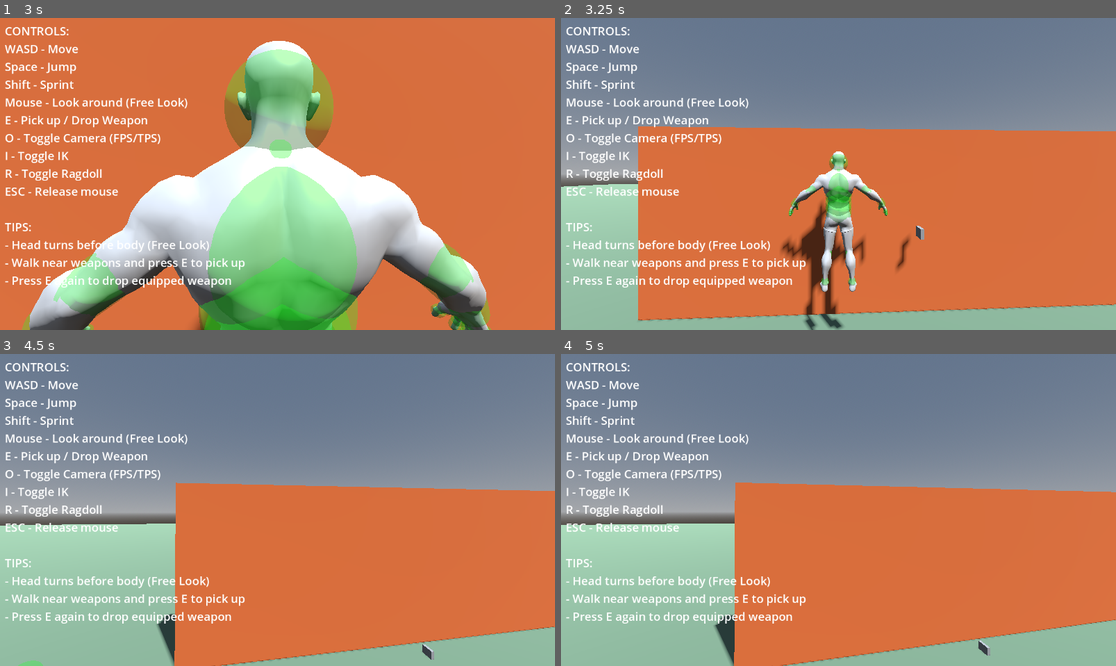
Above: before the commit, frames 1-4 (two rows, left to right).
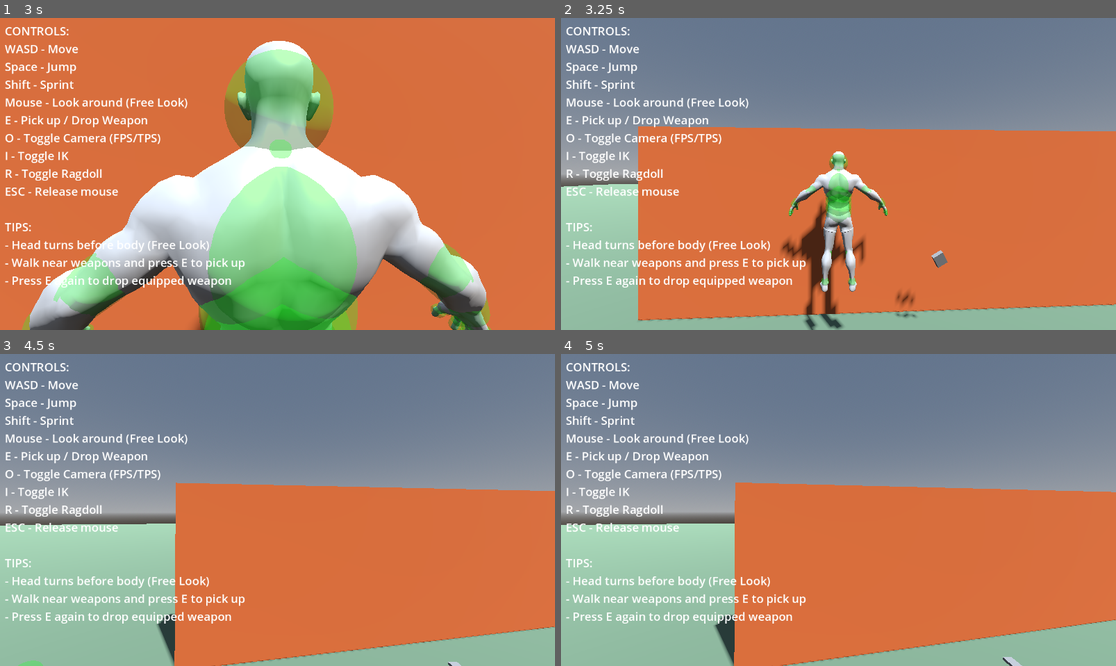
Above: after the commit, the same moments.

Repository: lmf-git/fpsikanimragdoll
Game: Godot game, scene res://world.tscn
Two runs of this game, one before a commit and one after it. Both use one fixed random seed, a clock stepped at 60 frames per second and the inputs below.
Inputs (mouse positions are in pixels of both pictures, inside the frame that each line leads up to):
- Up to frame 1 (3 s): tap Enter (ui_accept) at 0.5, 1.55, 2, 2.3 s; move the mouse to (271, 180) at 0.52 s; hold Enter (ui_accept) 0.53-1.28 s; hold W (move_forward) 0.53-2.78 s; tap Space (jump) at 0.77, 1.52 s; move the mouse to (316, 177) at 1.27 s; tap Shift (sprint) at 1.35 s; move the mouse to (233, 170) at 2.02 s; hold O (toggle_camera) 2.03-2.78 s; move the mouse to (283, 174) at 2.77 s; hold A (move_left) from 2.78 s (still down); tap I (toggle_ik) at 2.85 s
- Up to frame 2 (3.25 s): keep holding A (move_left); tap Space (jump) at 3.02 s; tap Enter (ui_accept) at 3.05 s
- Up to frame 3 (4.5 s): move the mouse to (255, 503) at 3.52 s; release A (move_left) at 3.53 s; hold R (toggle_ragdoll) 3.53-4.28 s; hold W (move_forward) from 3.53 s (still down); tap Space (jump) at 3.77 s; tap Enter (ui_accept) at 3.8, 4.35 s; move the mouse to (305, 510) at 4.27 s
- Up to frame 4 (5 s): keep holding W (move_forward); tap Space (jump) at 4.52 s

Frame 1 is identical in both runs. In frame 2, 0.4% of the frame differs, in the area x 60-70%, y 66-97%; in frame 3, less than 0.1%; in frame 4, 0.1%.

Commit message:
Integrate IK with weapon system
Implemented hand bone tracking and weapon positioning:
- Added right_hand_bone_id and left_hand_bone_id tracking
- Weapons now attach to and follow right hand bone
- Weapon position/rotation updates every frame with _update_weapon_position()
- Pistols held in right hand with proper offset
- Rifles use basic IK: left hand rotates to point at secondary grip
- Hand bone names added to character scene configuration

Weapons now properly follow character hand movements including head tracking.

Diff:
--- a/character.tscn
+++ b/character.tscn
@@ -22,6 +22,8 @@
 camera_mode = 0
 head_bone_name = "characters3d.com___Head"
 neck_bone_name = "characters3d.com___Neck"
+right_hand_bone_name = "characters3d.com___R_Hand"
+left_hand_bone_name = "characters3d.com___L_Hand"
 head_look_enabled = true
 max_head_rotation_x = 60.0
 max_head_rotation_y = 70.0
--- a/character_controller.gd
+++ b/character_controller.gd
@@ -18,6 +18,8 @@
 @export var skeleton: Skeleton3D
 @export var head_bone_name: String = "characters3d.com___Head"
 @export var neck_bone_name: String = "characters3d.com___Neck"
+@export var right_hand_bone_name: String = "characters3d.com___R_Hand"
+@export var left_hand_bone_name: String = "characters3d.com___L_Hand"
 
 # Head look and free look
 @export var head_look_enabled: bool = true
@@ -75,6 +77,8 @@
 var body_rotation_y: float = 0.0  # Actual body Y rotation
 var head_bone_id: int = -1
 var neck_bone_id: int = -1
+var right_hand_bone_id: int = -1
+var left_hand_bone_id: int = -1
 var original_head_pose: Transform3D
 var original_neck_pose: Transform3D
 var mesh_instance: MeshInstance3D
@@ -94,12 +98,18 @@
 		print("Skeleton bone count: ", skeleton.get_bone_count())
 		print("Looking for head bone: ", head_bone_name)
 		print("Looking for neck bone: ", neck_bone_name)
+		print("Looking for right hand bone: ", right_hand_bone_name)
+		print("Looking for left hand bone: ", left_hand_bone_name)
 
 		head_bone_id = skeleton.find_bone(head_bone_name)
 		neck_bone_id = skeleton.find_bone(neck_bone_name)
+		right_hand_bone_id = skeleton.find_bone(right_hand_bone_name)
+		left_hand_bone_id = skeleton.find_bone(left_hand_bone_name)
 
 		print("Head bone ID: ", head_bone_id)
 		print("Neck bone ID: ", neck_bone_id)
+		print("Right hand bone ID: ", right_hand_bone_id)
+		print("Left hand bone ID: ", left_hand_bone_id)
 
 		if head_bone_id >= 0:
 			original_head_pose = skeleton.get_bone_pose(head_bone_id)
@@ -664,12 +674,8 @@
 		equipped_weapon = weapon
 		nearby_weapon = null
 
-		# Position weapon at character hand (will be refined with IK later)
-		if skeleton and head_bone_id >= 0:
-			# Position at head for now (placeholder - will use hand bone + IK later)
-			var head_transform = skeleton.global_transform * skeleton.get_bone_global_pose(head_bone_id)
-			weapon.global_position = head_transform.origin + Vector3(0.3, -0.2, -0.3)
-			weapon.global_rotation = head_transform.basis.get_euler()
+		# Position weapon at right hand
+		_update_weapon_position()
 
 func drop_weapon():
 	"""Drop the currently equipped weapon"""
@@ -681,7 +687,55 @@
 	equipped_weapon.unequip()
 	equipped_weapon = null
 
+func _update_weapon_position():
+	"""Update weapon position to follow hand bones with IK"""
+	if not equipped_weapon or not skeleton or right_hand_bone_id < 0:
+		return
+
+	# Get right hand bone global transform
+	var right_hand_transform = skeleton.global_transform * skeleton.get_bone_global_pose(right_hand_bone_id)
+
+	# Position weapon at right hand with offset
+	var weapon_offset = Vector3(0, 0, 0)  # Weapon grip offset from hand center
+	var weapon_rotation_offset = Vector3(deg_to_rad(-90), 0, 0)  # Rotate weapon to grip orientation
+
+	# Apply offsets based on weapon type
+	if equipped_weapon.weapon_type == Weapon.WeaponType.PISTOL:
+		weapon_offset = Vector3(0, -0.05, 0.1)
+	elif equipped_weapon.weapon_type == Weapon.WeaponType.RIFLE:
+		weapon_offset = Vector3(0, -0.05, 0.15)
+
+	# Set weapon position and rotation
+	equipped_weapon.global_position = right_hand_transform.origin + right_hand_transform.basis * weapon_offset
+
+	# Align weapon with hand rotation plus offset
+	var weapon_basis = right_hand_transform.basis
+	weapon_basis = weapon_basis.rotated(weapon_basis.x, weapon_rotation_offset.x)
+	weapon_basis = weapon_basis.rotated(weapon_basis.y, weapon_rotation_offset.y)
+	weapon_basis = weapon_basis.rotated(weapon_basis.z, weapon_rotation_offset.z)
+	equipped_weapon.global_transform.basis = weapon_basis
+
+	# For two-handed weapons, position left hand at secondary grip
+	if equipped_weapon.is_two_handed and left_hand_bone_id >= 0 and equipped_weapon.secondary_grip:
+		var secondary_grip_pos = equipped_weapon.secondary_grip.global_position
+
+		# Get left hand current pose
+		var left_hand_pose = skeleton.get_bone_pose(left_hand_bone_id)
+
+		# Calculate target position for left hand (simplified IK - just point towards grip)
+		var left_hand_global = skeleton.global_transform * skeleton.get_bone_global_pose(left_hand_bone_id)
+		var direction_to_grip = (secondary_grip_pos - left_hand_global.origin).normalized()
+
+		# Rotate left hand to point at grip (basic aim IK)
+		var target_basis = left_hand_pose.basis.looking_at(direction_to_grip, Vector3.UP)
+		left_hand_pose.basis = left_hand_pose.basis.slerp(target_basis, 0.5)
+		skeleton.set_bone_pose(left_hand_bone_id, left_hand_pose)
+
 func _process(_delta):
+	# Update weapon position to follow hand
+	if equipped_weapon:
+		_update_weapon_position()
+
 	# Update IK targets if enabled
 	if ik_enabled:
 		if left_hand_ik and left_hand_ik.is_running():
